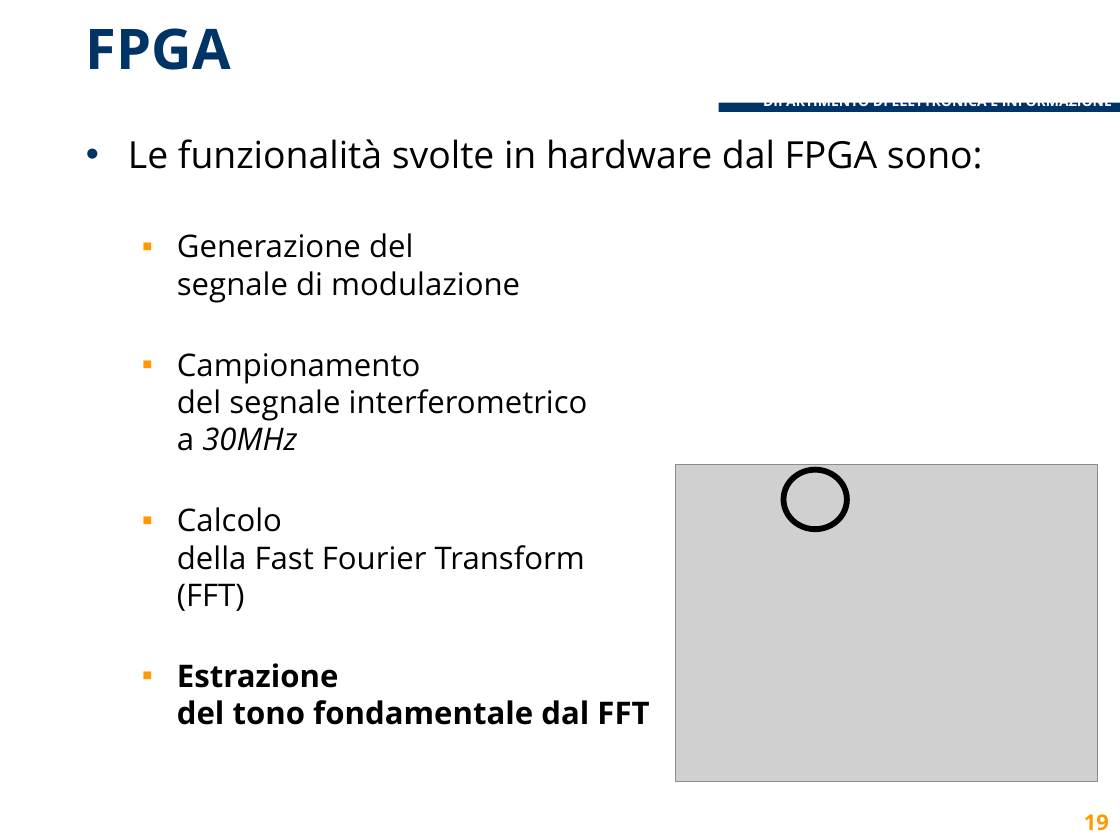
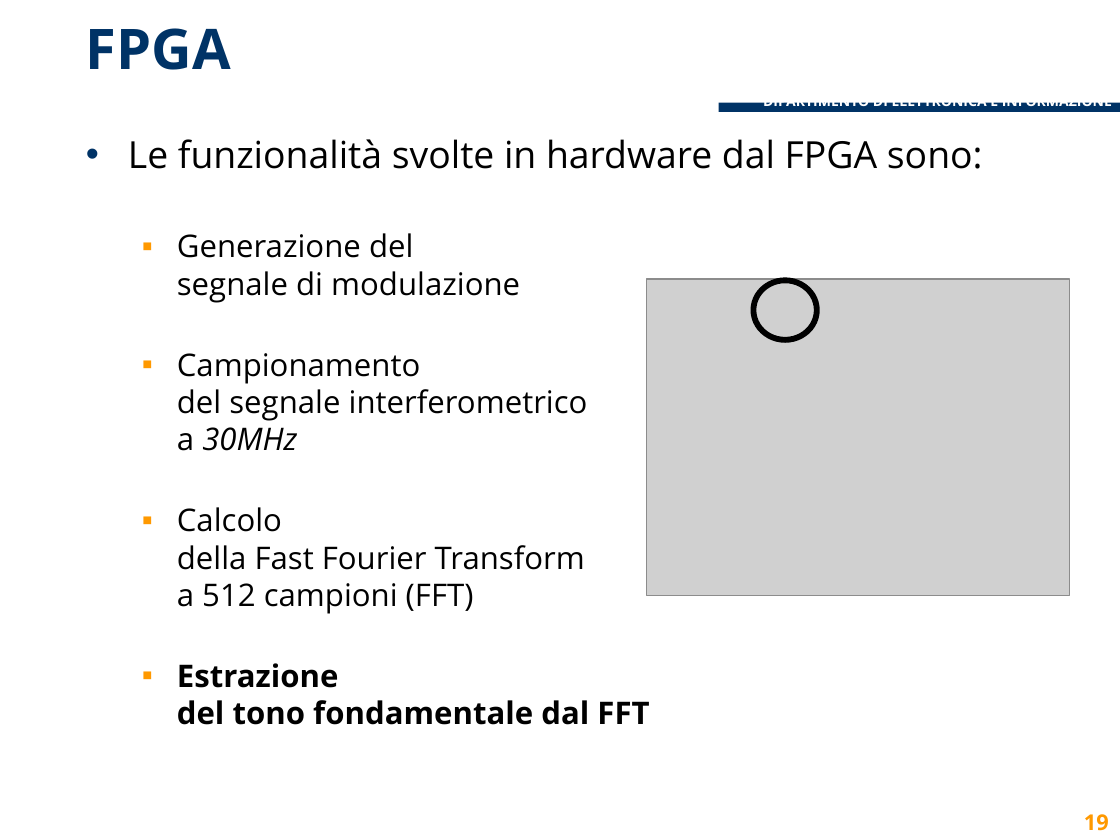
Before and after one commit to lcavagnispolimi/thesis_latex, a slide deck: slide 19 of presentazione_discussione.pptx. Drawn at 1120x840 pixels with LibreOffice and Linux fonts; fonts in the diff are those of the drawing; grey boxes stand for pictures; background and template pictures are left out. Boxes give left, top, right and bottom in pixels: in the first picture for what was removed or moved away, otherwise in the second. Text is boxed around its words. In the diff, an @@ line names an element or a change of style, - is before the commit and + after.

Commit message:
fixed FPGA software architecture slides

```diff
--- a/presentazione_discussione.pptx
+++ b/presentazione_discussione.pptx
@@ picture: place and size @@
-picture at (675, 465, 1098, 782)
+picture at (647, 279, 1070, 596)
@@ donut: place and size @@
-donut at (782, 468, 848, 531)
+donut at (753, 279, 819, 342)
@@ donut at (753, 279, 819, 342): fill #000000 to #333399 @@
@@ text at (177, 507, 585, 614): text changed @@
-  ▪ Calcolo
-    della Fast Fourier Transform
-    (FFT)
+  ▪ Calcolo
+    della Fast Fourier Transform
+    a 512 campioni (FFT)
```
Also in this commit, not shown: 3 other slides changed.
